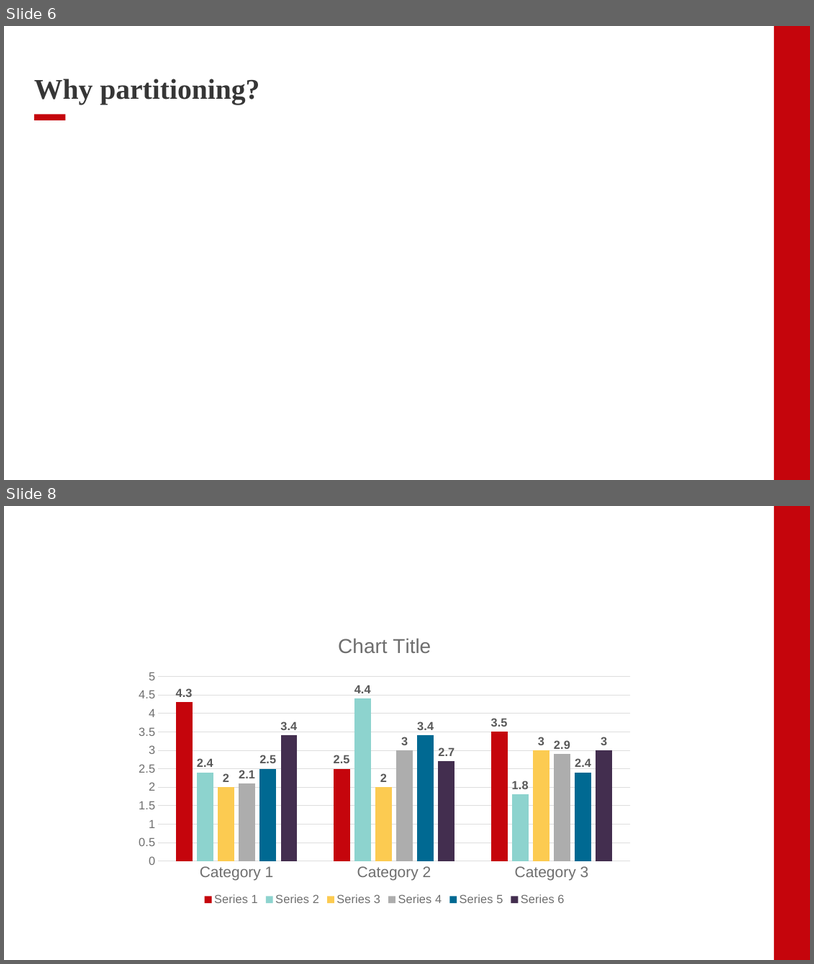
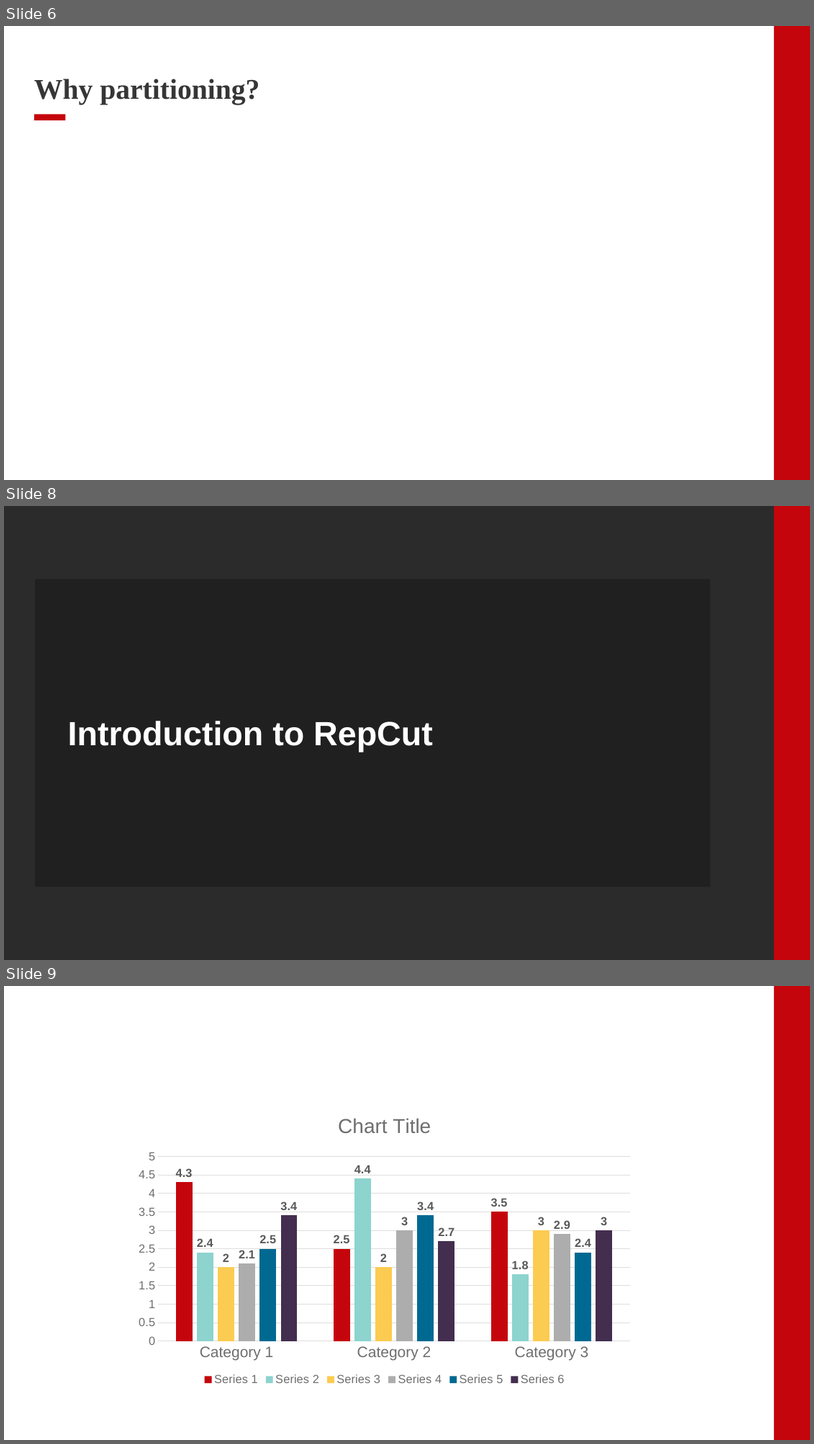
Before and after one commit to Foolock/papers, a slide deck: RepCut/RepCut.pptx. Shown one above the other, each under a label of ours: slides 6 and 8 before the commit, slides 6, 8 and 9 after it; the slides between them are not shown. The pictures are 814x964 and 814x1444 pixels, drawn with LibreOffice and Linux fonts; fonts in the diff are those of the drawing; grey boxes stand for pictures; background and template pictures are left out; a plain dark background stands for a picture behind light text. Boxes give left, top, right and bottom in pixels: in the first picture for what was removed or moved away, otherwise in the second. Text is boxed around its words. In the diff, an @@ line names an element or a change of style, - is before the commit and + after.

```diff
--- a/RepCut/RepCut.pptx
+++ b/RepCut/RepCut.pptx
@@ slide 8 added at bbox=[4, 506, 810, 960], background picture (left out); not listed: 1 template element that a slide beside it also shows @@
@@ rectangle added at bbox=[35, 579, 710, 886], fill #202020 @@
@@ title added at bbox=[68, 721, 433, 752], 40 pt, text #FFFFFF, bold @@
+Introduction to RepCut
@@ what was slide 8 is now slide 9 @@
```
Also in this commit, not shown: 1 slide changed, 1 other file.
